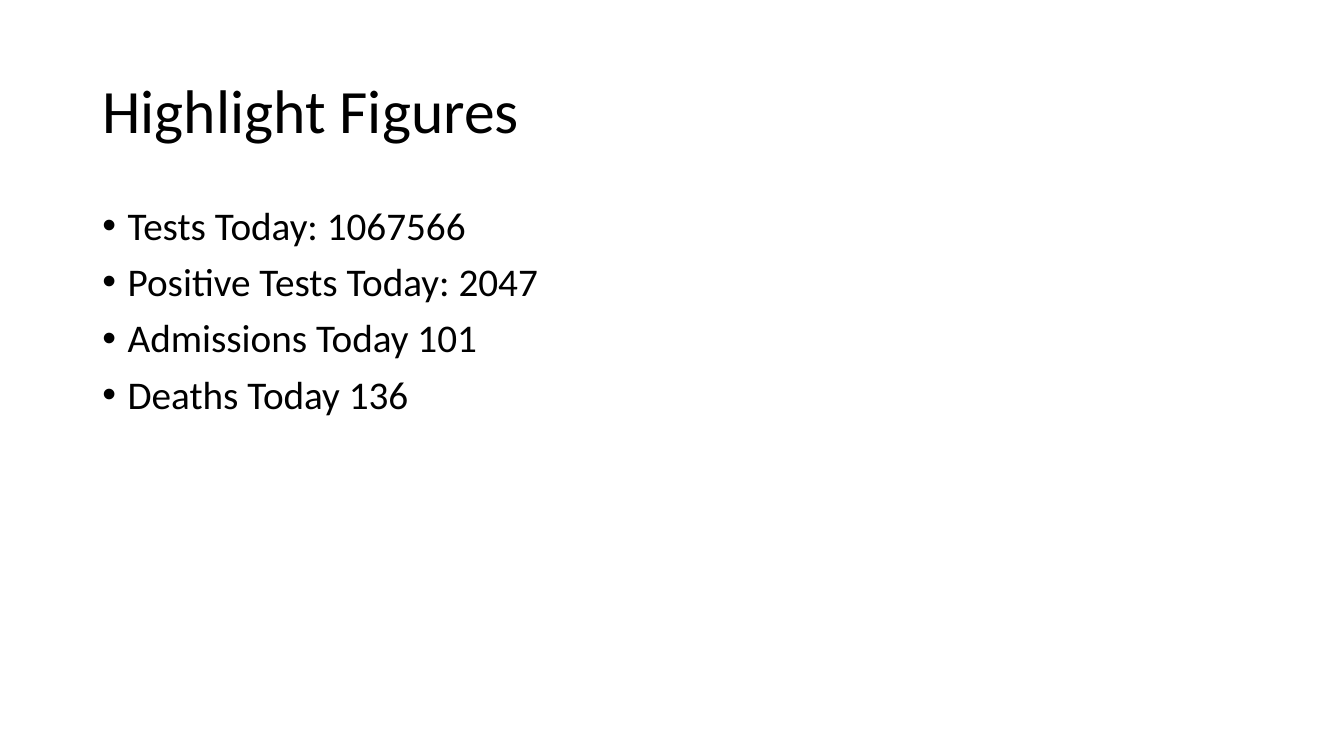
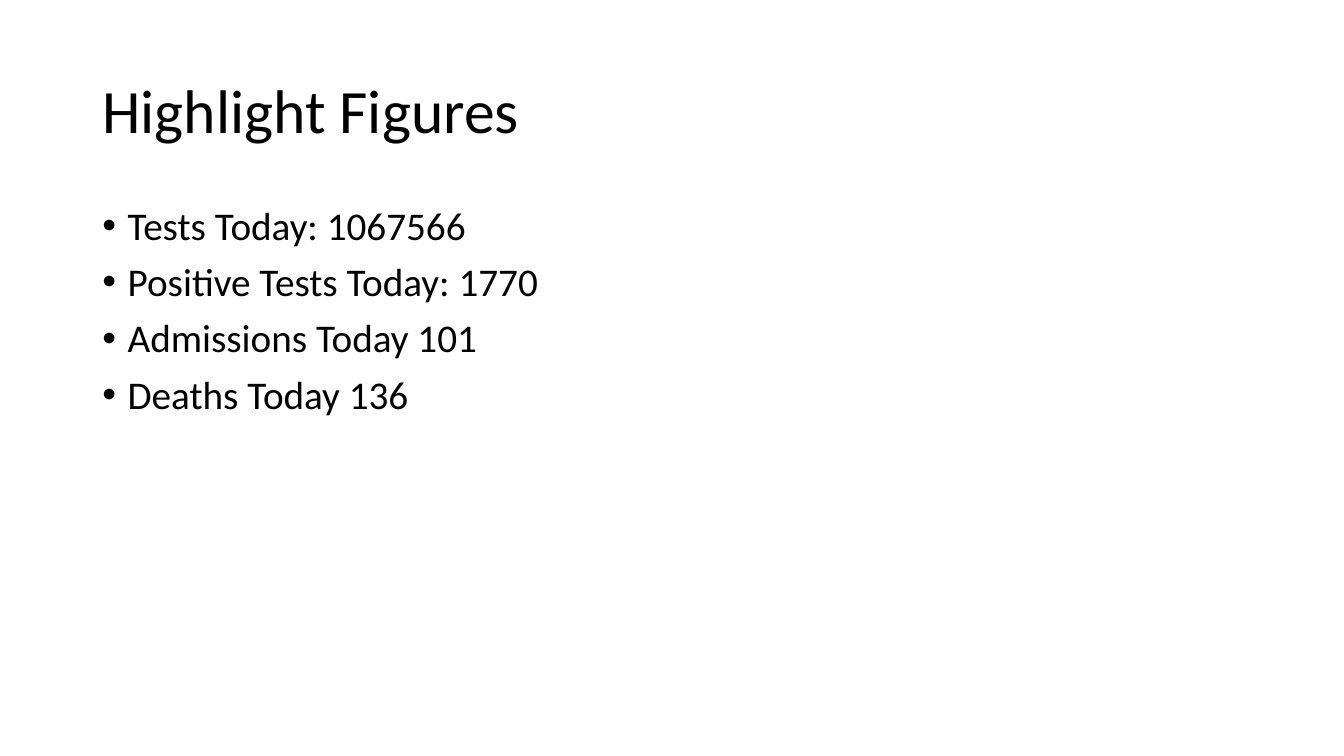
Before and after one commit to evolvedlight/uk_covid_slides, a slide deck: slide 2 of CovidData.pptx. Drawn at 1344x756 pixels with LibreOffice and Linux fonts; fonts in the diff are those of the drawing. Boxes give left, top, right and bottom in pixels: in the first picture for what was removed or moved away, otherwise in the second. Text is boxed around its words. In the diff, an @@ line names an element or a change of style, - is before the commit and + after.

Commit message:
Add updated figures

```diff
--- a/CovidData.pptx
+++ b/CovidData.pptx
@@ text at (x1=128, y1=268, x2=538, y2=303): text changed @@
-• Positive Tests Today: 2047
+• Positive Tests Today: 1770
```
